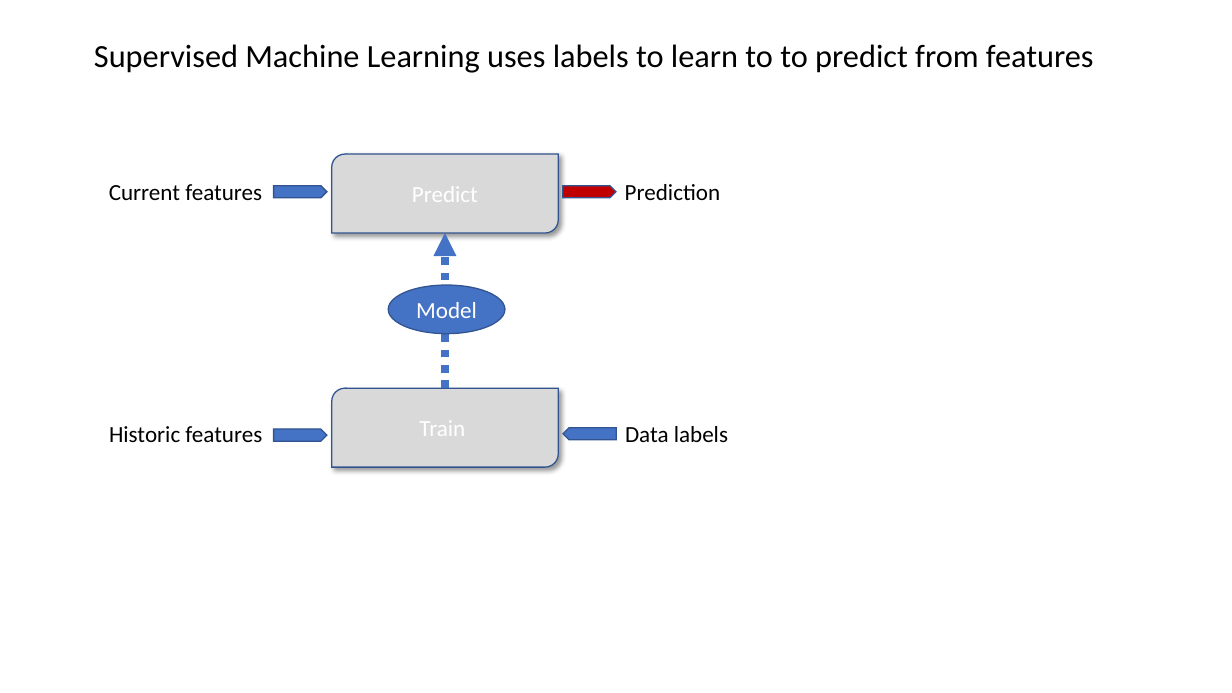
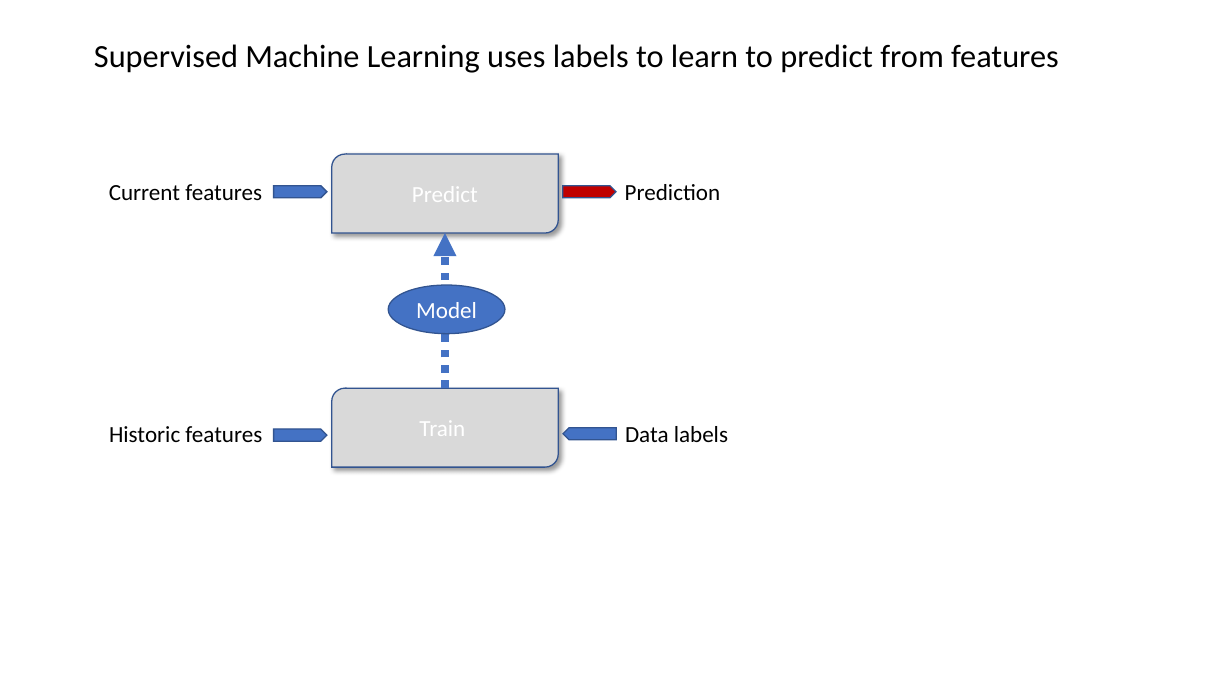
Before and after one commit to microsoft/ICSE2019, a slide deck: slide 6 of Rlearning/RL_ICSE.pptx. Drawn at 1232x693 pixels with LibreOffice and Linux fonts; fonts in the diff are those of the drawing. Boxes give left, top, right and bottom in pixels: in the first picture for what was removed or moved away, otherwise in the second. Text is boxed around its words. In the diff, an @@ line names an element or a change of style, - is before the commit and + after.

```diff
--- a/Rlearning/RL_ICSE.pptx
+++ b/Rlearning/RL_ICSE.pptx
@@ title at box(94, 44, 1059, 73): text changed @@
-Supervised Machine Learning uses labels to learn to to predict from features
+Supervised Machine Learning uses labels to learn to predict from features
```
Also in this commit, not shown: 7 other slides changed, 2 slides added, 2 slides removed.
